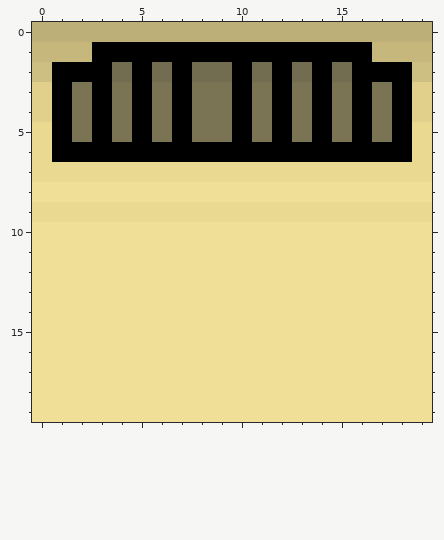
Two versions of one pixel-art sprite, Resources/Tiles/Portcullis.png. Above: the version before the commit.
The file is 20x20 pixels. Colours within 5 levels of each other are drawn and written as one.
After the commit:
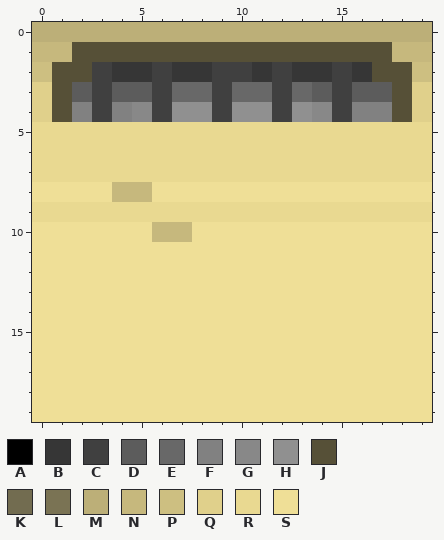
Palette (. is transparent): A #000000  B #363636  C #404040  D #5c5c5c  E #686868  F #818181  G #888888  H #909090  J #565037  K #726c50  L #7a7354  M #bcaf78  N #c6b87d  P #cdbf81  Q #e0d08b  R #e9d991  S #efdf97
What changed:
y 1: x 2..17 NAAAAAAAAAAAAAAN -> JJJJJJJJJJJJJJJJ
y 2: x 1..18 AAAKAKAKKAKAKAKAAA -> JJCBBCBBCCBCBBCBJJ
y 3: x 1..18 ALALALALLALALALALA -> JDCDDCEECEECEDCDDJ
y 4: x 1..18 ALALALALLALALALALA -> JFCFGCHHCHHCHGCFFJ
y 5: x 1..18 ALALALALLALALALALA -> RRRRRRRRRRRRRRRRRR
y 6: x 1..18 AAAAAAAAAAAAAAAAAA -> RRRRRRRRRRRRRRRRRR
y 8: x 4..5 SS -> NN
y 10: x 6..7 SS -> NN
